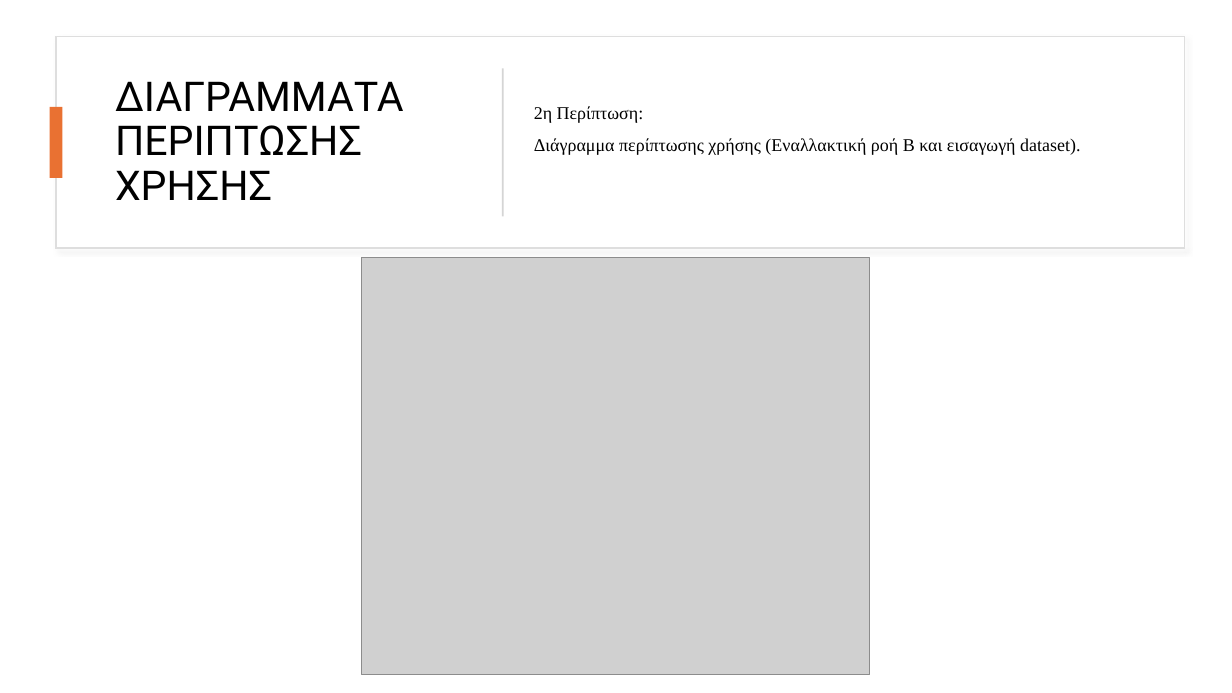
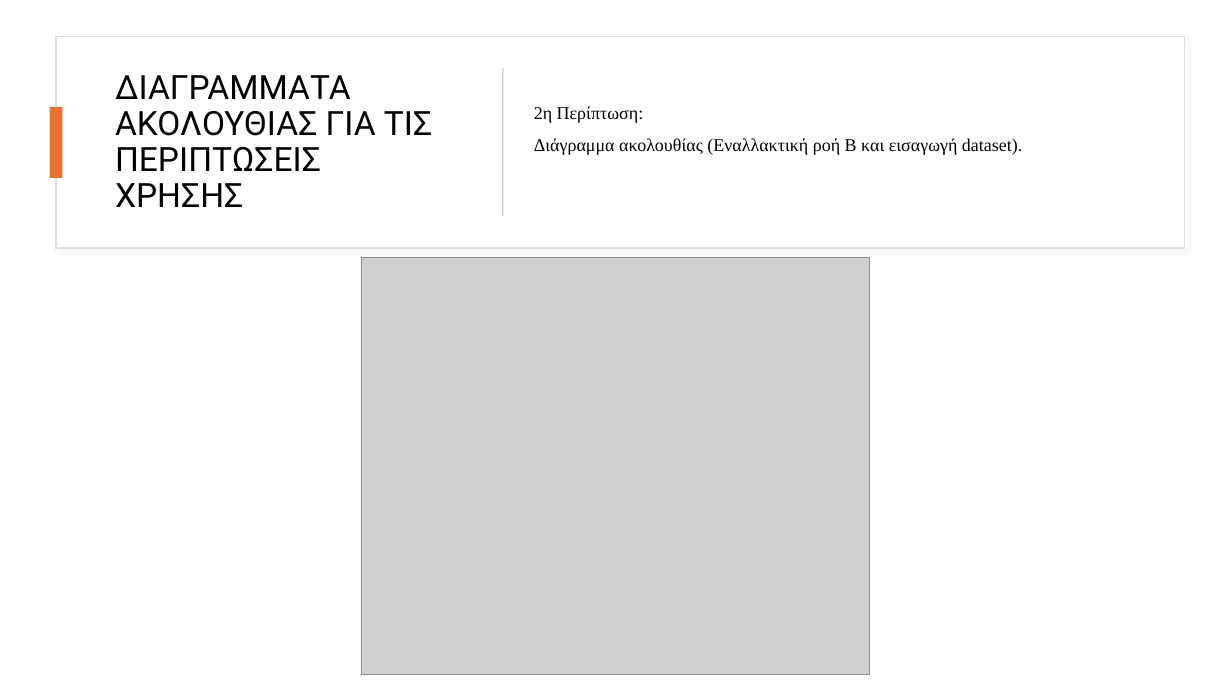
Before and after one commit to Dimbsb/SOFTWARE_TEAM_25, a slide deck: slide 11 of ΠΑΡΟΥΣΙΑΣΗ_ΕΡΓΑΣΙΑΣ_ΟΜΑΔΑ_25.pptx. Drawn at 1232x693 pixels with LibreOffice and Linux fonts; fonts in the diff are those of the drawing; grey boxes stand for pictures. Boxes give left, top, right and bottom in pixels: in the first picture for what was removed or moved away, otherwise in the second. Text is boxed around its words. In the diff, an @@ line names an element or a change of style, - is before the commit and + after.

```diff
--- a/ΠΑΡΟΥΣΙΑΣΗ_ΕΡΓΑΣΙΑΣ_ΟΜΑΔΑ_25.pptx
+++ b/ΠΑΡΟΥΣΙΑΣΗ_ΕΡΓΑΣΙΑΣ_ΟΜΑΔΑ_25.pptx
@@ title at bbox=[115, 75, 432, 207]: text changed; size 32 to 26.1 pt @@
-ΔΙΑΓΡΑΜΜΑΤΑ ΠΕΡΙΠΤΩΣΗΣ ΧΡΗΣΗΣ
+ΔΙΑΓΡΑΜΜΑΤΑ ΑΚΟΛΟΥΘΙΑΣ ΓΙΑ ΤΙΣ ΠΕΡΙΠΤΩΣΕΙΣ ΧΡΗΣΗΣ
@@ text at bbox=[534, 138, 1022, 155]: text changed @@
-Διάγραμμα περίπτωσης χρήσης (Εναλλακτική ροή Β και εισαγωγή dataset).
+Διάγραμμα ακολουθίας (Εναλλακτική ροή Β και εισαγωγή dataset).
```
Also in this commit, not shown: 1 other slide changed.
